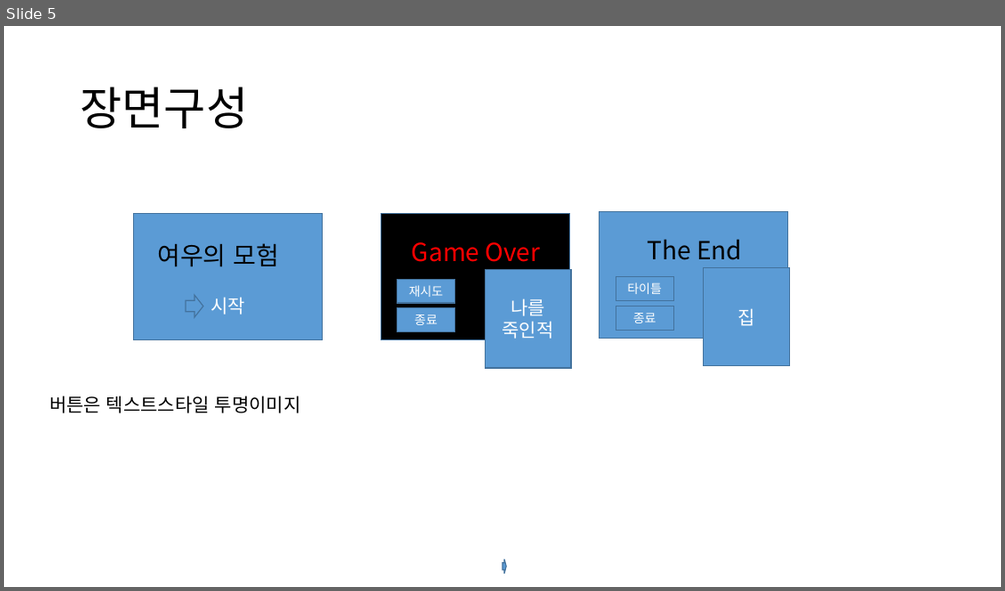
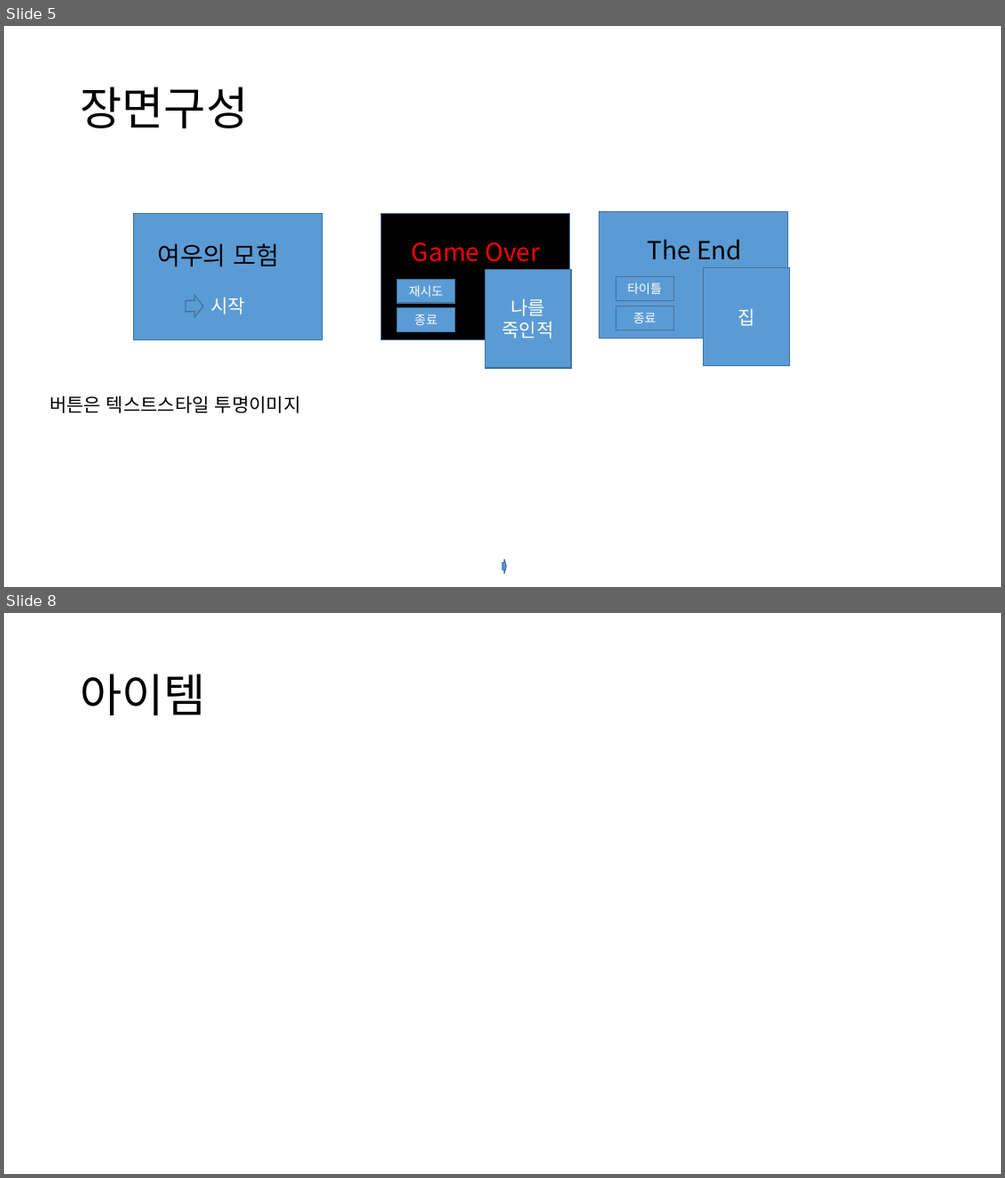
Before and after one commit to ShadowKingdoms/2021.G.D.T.C.-Programing-Designer-, a slide deck: GameUIUXPrograming/Document/여우의 모험.pptx. Shown one above the other, each under a label of ours: slide 5 before the commit, slides 5 and 8 after it; the slides between them are not shown. The pictures are 1005x591 and 1005x1178 pixels, drawn with LibreOffice and Linux fonts; fonts in the diff are those of the drawing. Boxes give left, top, right and bottom in pixels: in the first picture for what was removed or moved away, otherwise in the second. Text is boxed around its words. In the diff, an @@ line names an element or a change of style, - is before the commit and + after.

```diff
--- a/GameUIUXPrograming/Document/여우의 모험.pptx
+++ b/GameUIUXPrograming/Document/여우의 모험.pptx
@@ slide 8 added at box(4, 613, 1001, 1174), background #FFFFFF @@
@@ title added at box(80, 674, 206, 715), 44 pt, text #000000 @@
+아이템
```
Also in this commit, not shown: 2 other slides added, 15 other files.
